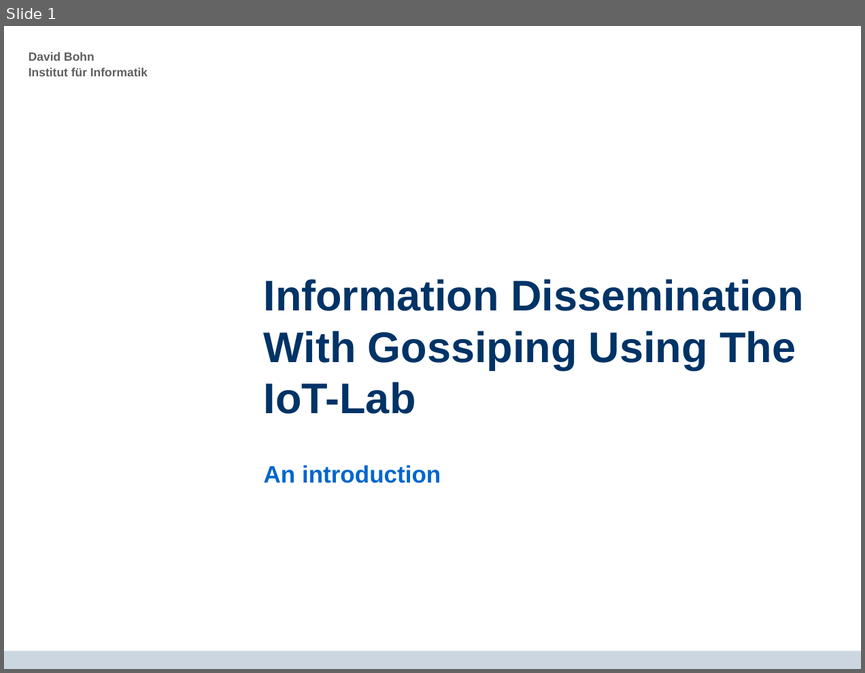
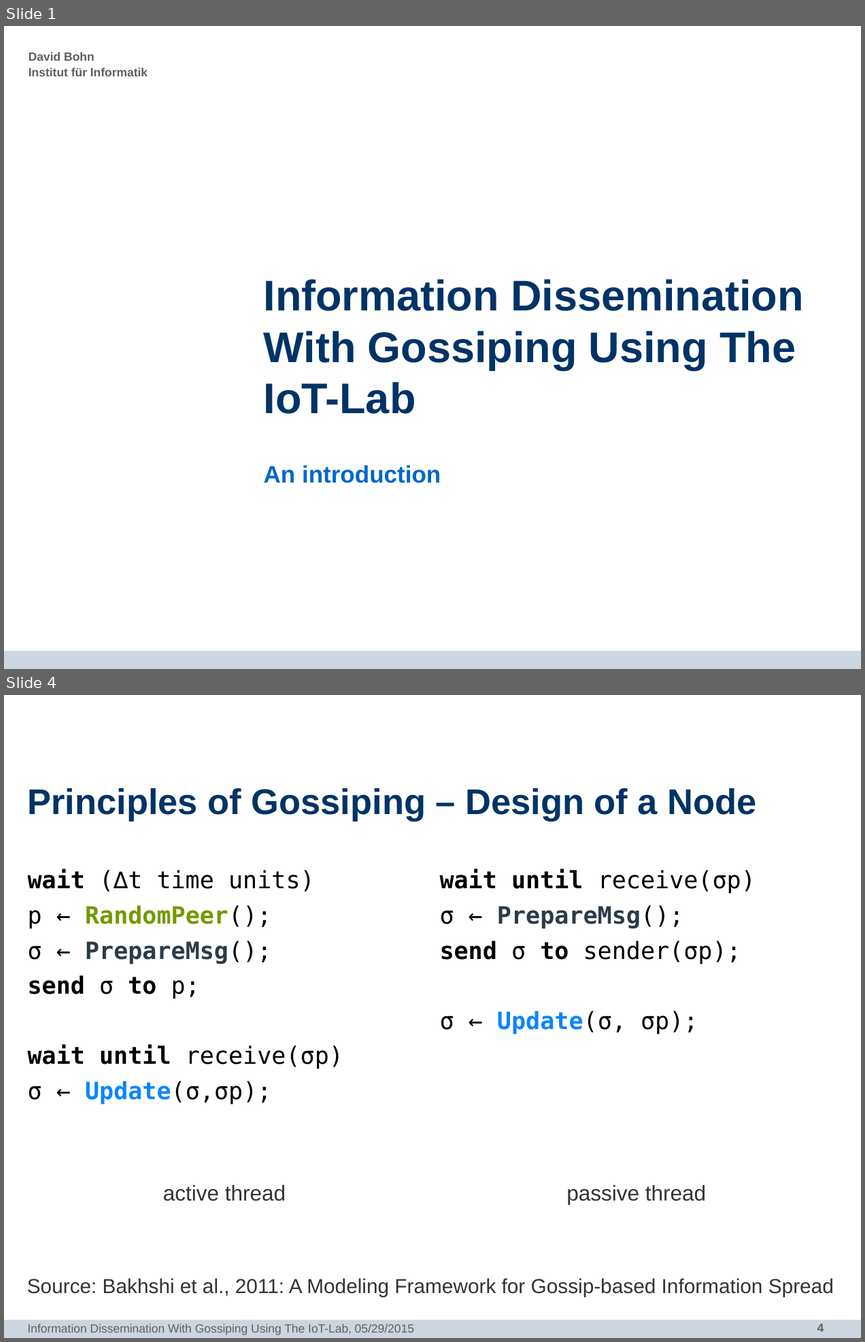
Before and after one commit to dbohn/Bachelor-Thesis, a slide deck: intro-presentation/intro.pptx. Shown one above the other, each under a label of ours: slide 1 before the commit, slides 1 and 4 after it; the slides between them are not shown. The pictures are 865x673 and 865x1342 pixels, drawn with LibreOffice and Linux fonts; fonts in the diff are those of the drawing; background and template pictures are left out. Boxes give left, top, right and bottom in pixels: in the first picture for what was removed or moved away, otherwise in the second. Text is boxed around its words. In the diff, an @@ line names an element or a change of style, - is before the commit and + after.

```diff
--- a/intro-presentation/intro.pptx
+++ b/intro-presentation/intro.pptx
@@ slide 4 added at [4, 695, 861, 1338], background #FFFFFF; not listed: 1 template element that a slide beside it also shows @@
@@ title added at [28, 788, 756, 821], 30 pt, text #003366, bold @@
+Principles of Gossiping – Design of a Node
@@ text added at [28, 869, 343, 1104], 20 pt, text #000000 @@
+wait (∆t time units)
+p ← RandomPeer();
+σ ← PrepareMsg();
+send σ to p;
+wait until receive(σp)
+σ ← Update(σ,σp);
@@ text added at [440, 869, 755, 1034], 20 pt, text #000000 @@
+wait until receive(σp)
+σ ← PrepareMsg();
+send σ to sender(σp);
+σ ← Update(σ, σp);
@@ text added at [163, 1185, 286, 1201], 18 pt, text #333333 @@
+active thread
@@ text added at [566, 1185, 706, 1204], 18 pt, text #333333 @@
+passive thread
@@ text added at [27, 1278, 834, 1296], 17 pt, text #333333 @@
+Source: Bakhshi et al., 2011: A Modeling Framework for Gossip-based Information Spread
@@ text added at [28, 1323, 414, 1335], 10 pt, text #5F5F5F @@
+Information Dissemination With Gossiping Using The IoT-Lab, 05/29/2015
@@ page number added at [817, 1323, 824, 1331], 10 pt, text #5F5F5F, bold @@
+4
```
Also in this commit, not shown: 3 slides changed, 2 other slides added, 3 other files.
